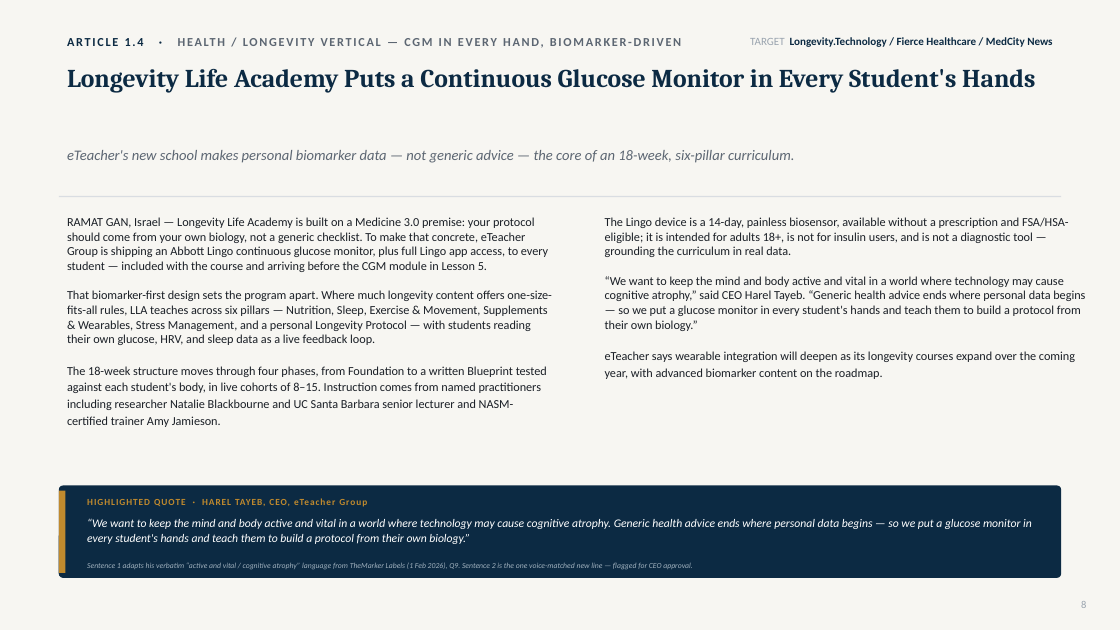
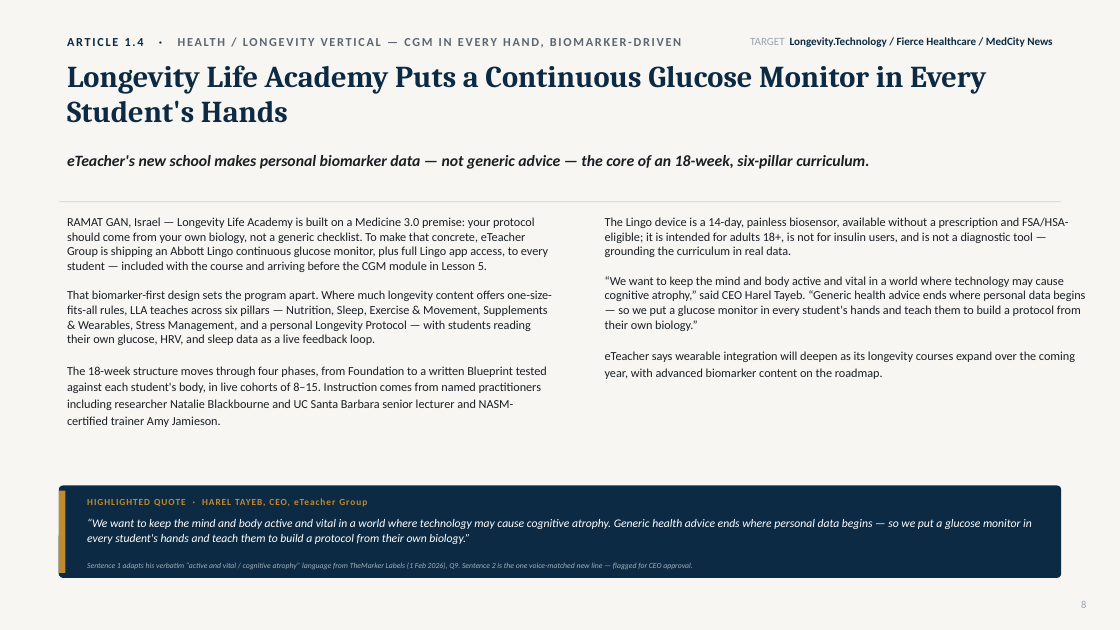
Before and after one commit to gitteromri-ux/eteacher-longevity-pr-campaign, a slide deck: slide 8 of eTeacher_Longevity_PR_Campaign.pptx. Drawn at 1120x630 pixels with LibreOffice and Linux fonts; fonts in the diff are those of the drawing. Boxes give left, top, right and bottom in pixels: in the first picture for what was removed or moved away, otherwise in the second. Text is boxed around its words. In the diff, an @@ line names an element or a change of style, - is before the commit and + after.

Commit message:
Bolder launch messaging: clearer cover, CHAPTER N OF 4 labels, bigger bold headlines + angle lines, simplified wave titles/subtitles

```diff
--- a/eTeacher_Longevity_PR_Campaign.pptx
+++ b/eTeacher_Longevity_PR_Campaign.pptx
@@ text "Longevity Life Academy Puts a ..." at [67, 65, 986, 123]: size 22 to 26 pt; line spacing 0.98 to 0.96 @@
@@ text "eTeacher's new school makes personal ..." at [67, 155, 869, 169]: size 12.5 to 13.5 pt, text colour #5C6672 to #1A1F26, bold on; line spacing 1.12 to 1.1 @@
@@ line moved from (59, 197) - (1061, 197) to (59, 202) - (1061, 202) @@
```
Also in this commit, not shown: 21 other slides changed.
